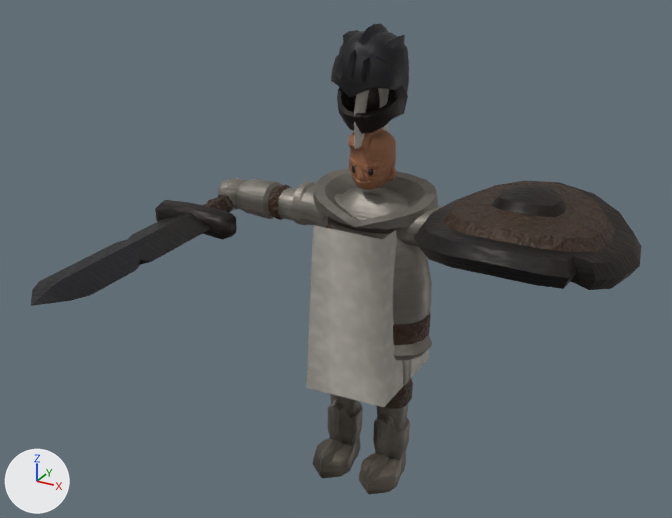
An edit to the glTF model csharp/Unciv.Godot/Packs/units/models/unit/Swordsman.glb, drawn before and after from the same camera.
Both versions are drawn from a 50 mm lens placed at (0.846, -1.698, 1.38), pointed at (0.026, -0.206, 0.634). Every picture has the same lights, and +X, +Y and +Z are marked at lower left. The older version comes first. Where no turn or scale is listed for an object, it has been applied to the vertices. Vertices at exactly the same position are counted once.

Objects in the first picture: '1H_Sword', 'Knight_Helmet', 'Round_Shield', 'Warrior'.
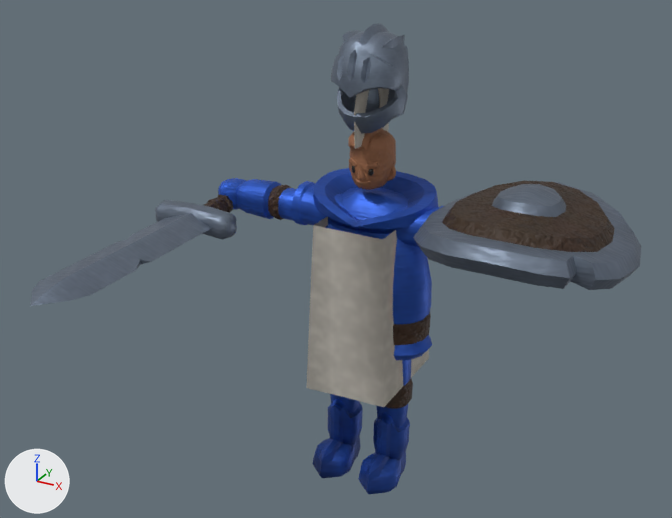
Where the change shows, as pixel boxes [x1, y1, x2, y2] in the pictures (672 x 518 px):
part 1 of me_mesh_skinned, recoloured (grey to blue): [218, 168, 443, 488] in both
part 2 of me_mesh_skinned, recoloured (grey to blue): [313, 173, 423, 494] in both
part 3 of me_mesh_round_shield, recoloured (dark grey to greyish blue): [413, 188, 639, 290] in both
part 4 of me_mesh_round_shield, recoloured: [433, 182, 641, 266] in both
part 5 of me_mesh_round_shield, recoloured: [422, 182, 634, 280] in both
part 6 of me_mesh_1h_sword, recoloured (dark grey to greyish blue): [31, 200, 237, 306] in both
part 7 of me_mesh_knight_helmet, recoloured (dark grey to greyish blue): [331, 24, 409, 125] in both
part 8 of me_mesh_knight_helmet, recoloured (black to greyish blue): [337, 31, 409, 134] in both

The change, as a list of edits to the scene's bpy script:
```text
Change me_mesh_skinned:
    where me_mesh_skinned.from_pydata(...)  # 2453 vertices, 4564 faces; spans x -0.394..0.394, y -0.123..0.126, z 0.011..1.014
    used by ob_warrior; location = (0.0, 0.0, -0.011)
    me_mesh_skinned part 1: 2100 faces centred in x -0.394..0.394, y -0.097..0.104, z 0.041..0.734 are repainted in the vertex colours; the middle colour goes from grey #8d877f to blue #2e5fcb
    me_mesh_skinned part 2: 822 faces centred in x -0.254..0.315, y -0.117..0.1, z 0.012..0.733 are repainted in the vertex colours; the middle colour goes from grey #70695f to blue #224ba0
Change me_mesh_round_shield:
    where me_mesh_round_shield.from_pydata(...)  # 151 vertices, 284 faces; spans x -0.217..0.217, y -0.217..0.217, z -0.071..0.092
    used by ob_round_shield; location = (0.364, -0.058, 0.702)
    me_mesh_round_shield part 3: 68 faces centred in x -0.206..0.206, y -0.206..0.165, z -0.039..0.085 are repainted in the vertex colours; the middle colour goes from dark grey #322e2a to greyish blue #7c889a
    me_mesh_round_shield part 4: 61 faces centred in x -0.201..0.206, y -0.164..0.206, z -0.037..0.085 are repainted in the vertex colours; the middle colour goes from brown #322a22 to greyish blue #768293
    me_mesh_round_shield part 5: 45 faces centred in x -0.206..0.201, y -0.206..0.206, z -0.038..0.08 are repainted in the vertex colours; the middle colour goes from dark grey #322a26 to greyish blue #798596
Change me_mesh_1h_sword:
    where me_mesh_1h_sword.from_pydata(...)  # 160 vertices, 300 faces; spans x -0.103..0.103, y -0.578..0.15, z -0.027..0.027
    used by ob_1h_sword; location = (-0.364, -0.063, 0.626)
    me_mesh_1h_sword part 6: 137 faces centred in x -0.101..0.101, y -0.544..0.132, z -0.027..0.027 are repainted in the vertex colours; the middle colour goes from dark grey #322e2a to greyish blue #7c8899
Change me_mesh_knight_helmet:
    where me_mesh_knight_helmet.from_pydata(...)  # 253 vertices, 480 faces; spans x -0.077..0.077, y -0.103..0.079, z -0.016..0.195
    used by ob_knight_helmet; location = (0.0, 0.0, 0.866)
    me_mesh_knight_helmet part 7: 293 faces centred in x -0.074..0.072, y -0.1..0.075, z 0.001..0.189 are repainted in the vertex colours; the middle colour goes from dark grey #322e32 to greyish blue #808c9f
    me_mesh_knight_helmet part 8: 187 faces centred in x -0.073..0.074, y -0.101..0.075, z -0.012..0.188 are repainted in the vertex colours; the middle colour goes from black #2e2a2a to greyish blue #798596
```
